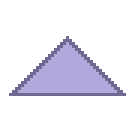
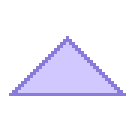
Comparing the layer stacks of the two (135, 135) images. Changes:
painted on "Layer 4" over [9, 36, 126, 96]
